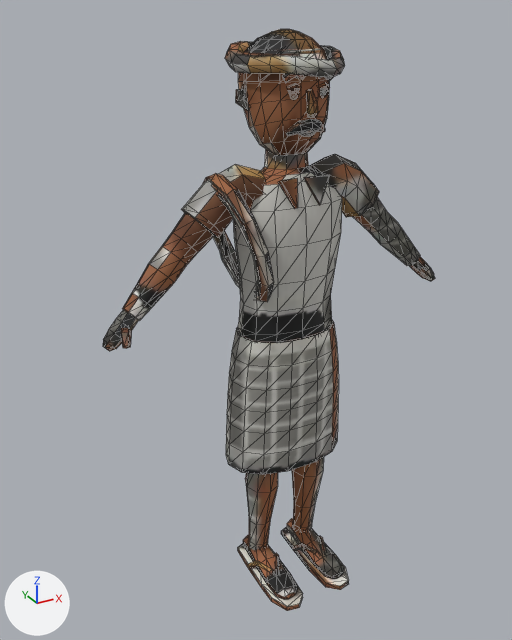
Before and after pictures for a commit that changed the glTF model nostalgia/assets3d/vendor.glb.
One viewpoint serves both versions: a 50 mm lens placed at (-5.39, -8.8, 9.22), pointed at (-0.46, 0.15, 4.74). Every picture has the same lights, and +X, +Y and +Z are marked at lower left. The first picture is the older version. Mesh edges are drawn as thin lines. Vertices at exactly the same position are counted once.

In view in the first picture: 'vendor'.
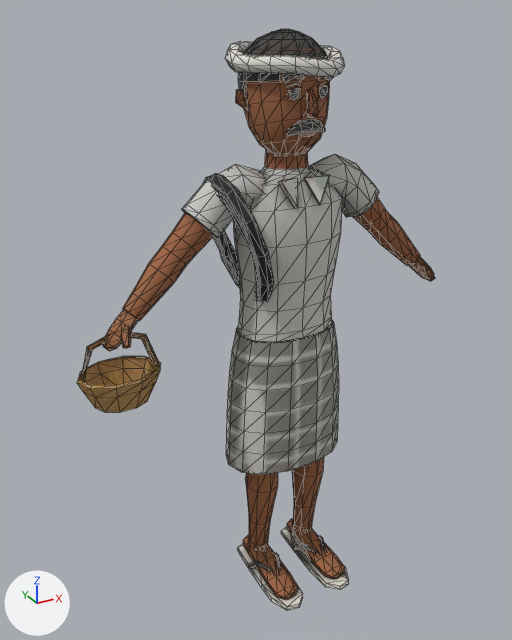
Pixel boxes (x1, y1, x2, y2) of what changed, in the pictures (512 x 640 px):
'vendor', reshaped (8% wider): before (103, 29, 435, 611); after (77, 29, 435, 611)
part 1 of me_vendor, added (brown): after (77, 356, 160, 412)
part 2 of me_vendor, added: after (79, 332, 159, 382)
part 3 of me_vendor, surface changed: (103, 29, 435, 611) in both

Diff of the bpy script that builds the scene:
```diff
--- a/nostalgia/assets3d/vendor.glb.py
+++ b/nostalgia/assets3d/vendor.glb.py
@@ me_vendor @@
 # used by ob_vendor; location = (0.0, 0.0, 0.0)
-me_vendor.from_pydata(...)  # 1594 vertices, 2950 faces; spans x -2.96..2.96, y -1.27..1.04, z 0.0..8.96
+me_vendor.from_pydata(...)  # 1655 vertices, 3052 faces; spans x -3.38..2.96, y -1.27..1.04, z 0.0..8.96
+# me_vendor part 1: a new loose piece of 41 vertices spanning x -3.38..-2.14, y -0.42..0.42, z 3.96..4.51, in mat_m_vendor (picture img_vendor_base)
+# me_vendor part 2: a new loose piece of 20 vertices spanning x -3.36..-2.16, y -0.05..0.05, z 4.45..5.13, in mat_m_vendor (picture img_vendor_base)
+# me_vendor part 3: 2833 kept faces spanning x -2.96..2.96, y -1.27..1.04, z 0.0..8.96 get new texture (UV) coordinates
 me_vendor.materials.append(mat_m_vendor)
```
